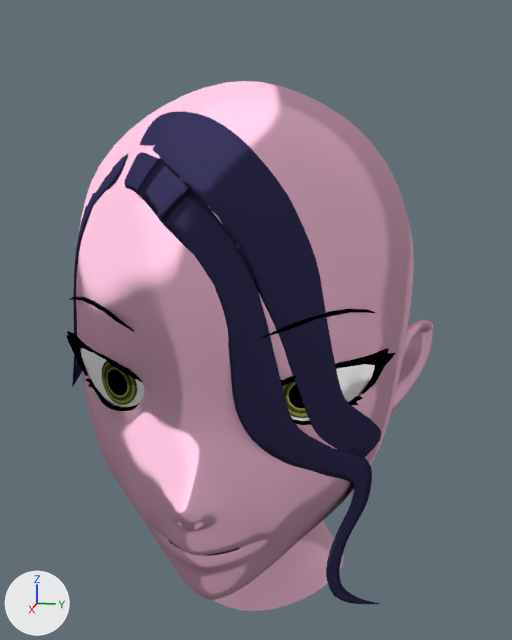
What one commit did to the Blender file Narcissa 3.1/charactermodel/attempt2.blend.
Both versions are drawn from a 50 mm camera at (11.45, 3.25, 5.14) aimed at (-3.45, 0.27, 1.42). Every picture has the same lights, and +X, +Y and +Z are marked at lower left.

The first picture shows 'Eye', 'EyeWhite', 'Eyelashes', 'Hair', 'ear', 'face'.
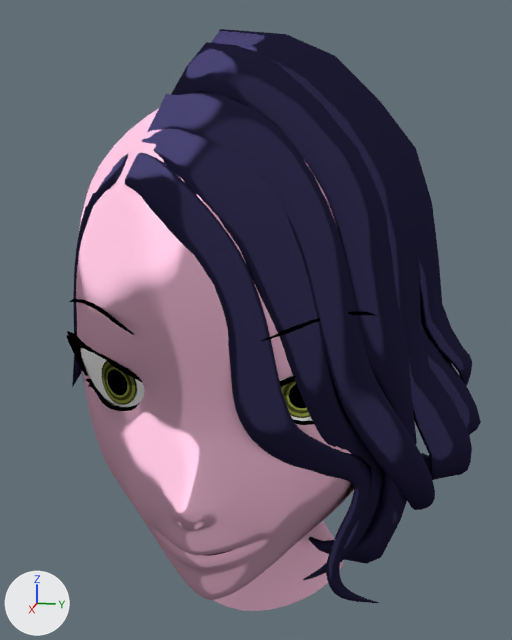
Pixel boxes [x1, y1, x2, y2] of what changed, in the pictures (512 x 640 px; the box of a moved part takes in the faces that stretch with it):
'Hair', surface changed, reshaped
    before: [72, 111, 381, 604]
    after: [72, 92, 435, 603]
'Hair.001', added
    after: [171, 42, 417, 564]
'Hair.002', added
    after: [211, 29, 472, 480]
'Hair.003', added
    after: [421, 313, 481, 435]
part 1 of me_plane_006, moved or reshaped
    before: [139, 111, 379, 604]
    after: [141, 92, 435, 603]
'ear', unchanged, covered by the edit
    before: [391, 320, 434, 414]

Diff of the bpy script that builds the scene:
```diff
--- a/Narcissa 3.1/charactermodel/attempt2.blend.py
+++ b/Narcissa 3.1/charactermodel/attempt2.blend.py
@@ mat_material_003 @@
 n1 = _N.new('ShaderNodeBsdfToon'); n1.name = 'Toon BSDF'
 n1.inputs[0].default_value = (0.0299, 0.0263, 0.0765, 1.0)  # 'Color', dark blue #302d4e
+n1.inputs[1].default_value = 0.309  # 'Size'
 _L.new(n1.outputs[0], n0.inputs[0])  # 'BSDF' to 'Surface'
@@ me_plane_006 @@
 # used by ob_hair; location = (0.0, 0.0, 0.0)
-me_plane_006.from_pydata(...)  # 368 vertices, 261 faces, 88 loose edges; spans x -4.23..0.48, y -5.73..5.36, z -4.69..7.46
+me_plane_006.from_pydata(...)  # 497 vertices, 447 faces, 15 loose edges; spans x -4.05..0.48, y -4.73..4.33, z -4.51..6.22
+# me_plane_006 part 1: 65 vertices moved from x -2.35..0.16, y -1.29..3.25, z -4.53..5.44 to x -2.35..0.18, y -1.29..3.25, z -4.51..5.38; 83 vertices removed from x -4.23..0.04, y -5.73..5.36, z -4.69..7.46; 212 vertices added at x -4.05..0.06, y -1.35..4.33, z -3.95..6.22
 me_plane_006.materials.append(mat_material_003)
@@ me_plane_008 @@
+me_plane_008.from_pydata(...)  # 84 vertices, 82 faces; spans x -4.62..-2.44, y 3.26..5.2, z -1.11..3.58
+me_plane_008.polygons.foreach_set('use_smooth', [True] * 82)
+me_plane_008.materials.append(mat_material_003)
@@ me_plane_007 @@
+me_plane_007.from_pydata(...)  # 289 vertices, 189 faces, 98 loose edges; spans x -4.74..-1.74, y -5.73..5.36, z -4.69..7.53
+me_plane_007.polygons.foreach_set('use_smooth', [True] * 189)
+me_plane_007.materials.append(mat_material_003)
@@ me_plane_003 @@
+me_plane_003.from_pydata(...)  # 120 vertices, 118 faces; spans x -3.31..-0.79, y -1.11..3.81, z -3.69..7.14
+me_plane_003.polygons.foreach_set('use_smooth', [True] * 118)
+me_plane_003.materials.append(mat_material_003)
@@ ob_hair_003 @@
+ob_hair_003 = bpy.data.objects.new('Hair.003', me_plane_008)
+ob_hair_003.location = (0.0, 0.0, 0.0)
@@ ob_hair_002 @@
+ob_hair_002 = bpy.data.objects.new('Hair.002', me_plane_007)
+ob_hair_002.location = (0.0, 0.0, 0.0)
@@ ob_hair_001 @@
+ob_hair_001 = bpy.data.objects.new('Hair.001', me_plane_003)
+ob_hair_001.location = (0.0, 0.0, 0.0)
```
